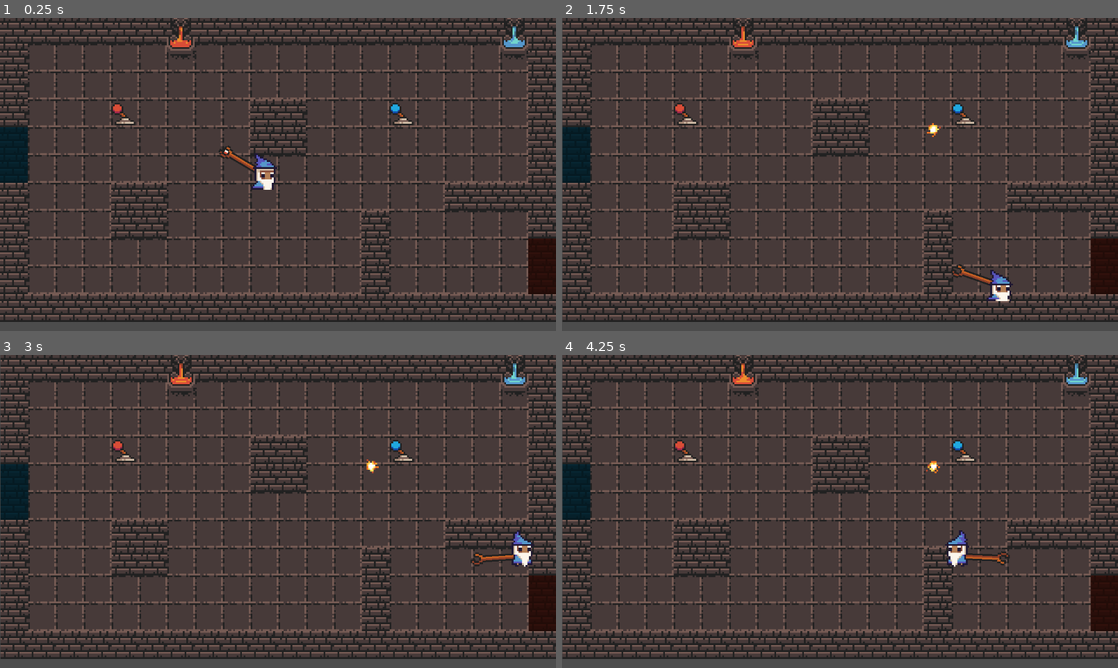
Above: before the commit, frames 1-4 (two rows, left to right).
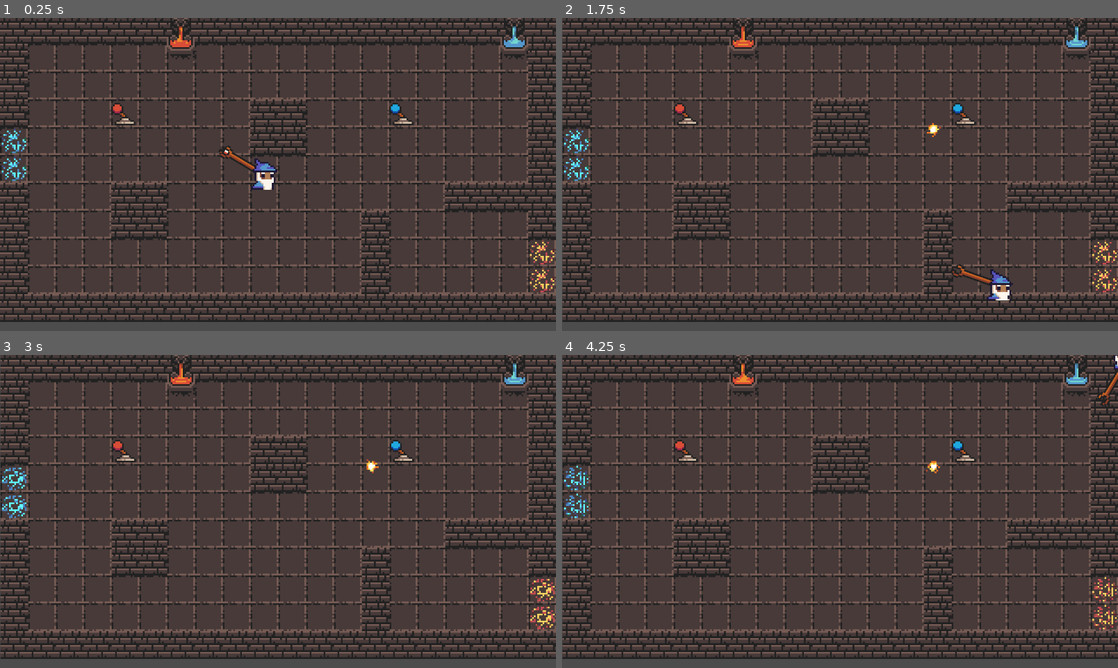
Above: after the commit, the same moments.

Repository: dsaltares/gmtk-2019
Game: Godot game, scene res://Playground_david.tscn
The game is run twice, just before and just after one commit, with the same random seed, the same clock (stepped at 60 frames per second) and the same inputs. This scene is started directly instead of the project's main scene.
Inputs (mouse positions are in pixels of both pictures, inside the frame that each line leads up to):
- Up to frame 1 (0.25 s): no input
- Up to frame 2 (1.75 s): move the mouse to (962, 158) at 0.52 s; hold Right (move_right) 0.53-1.28 s; click (962, 158) at 0.6 s; move the mouse to (728, 190) at 1.27 s; hold Down (move_down) from 1.28 s (still down); click (728, 190) at 1.35 s
- Up to frame 3 (3 s): move the mouse to (333, 442) at 2.02 s; release Down (move_down) at 2.03 s; hold Right (move_right) 2.03-2.78 s; click (333, 442) at 2.1 s; move the mouse to (250, 574) at 2.77 s; hold Up (move_up) from 2.78 s (still down); click (250, 574) at 2.85 s
- Up to frame 4 (4.25 s): move the mouse to (1006, 558) at 3.52 s; release Up (move_up) at 3.53 s; hold Left (move_left) from 3.53 s (still down); click (1006, 558) at 3.6 s

The runs differ from the first frame. In frame 1, 1.9% of the frame differs, in the area x 0-100%, y 34-89%; in frame 2, 1.8%; in frame 3, 2.2%; in frame 4, 2.4%, in the area x 0-100%, y 0-89%.

Commit message:
Add coloured effect for doors

Diff:
--- a/game/Player.tscn
+++ b/game/Player.tscn
@@ -67,7 +67,7 @@
 "player",
 ]]
 collision_mask = 22
-collision/safe_margin = 0.001
+collision/safe_margin = 0.05
 script = ExtResource( 1 )
 
 [node name="WeaponPivot" type="Position2D" parent="."]
@@ -89,7 +89,6 @@
 position = Vector2( -0.184418, -5.16351 )
 frames = SubResource( 1 )
 animation = "idle"
-frame = 2
 playing = true
 
 [node name="CollisionShape2D" type="CollisionShape2D" parent="."]
--- a/game/door/Door.gd
+++ b/game/door/Door.gd
@@ -3,11 +3,13 @@
 
 const Items = preload('res://Items.gd')
 
-onready var sprites = [$Sprite, $Sprite2]
+const red_spell = preload('res://door/red_spell.png')
+const blue_spell = preload('res://door/blue_spell.png')
+
 onready var shape = $CollisionShape2D
 
 export(bool) var open = false setget set_open
-export(Items.Colors) var color = Items.Colors.RED
+export(Items.Colors) var color = Items.Colors.RED setget set_color
 
 var initial_layer;
 var initial_mask
@@ -15,14 +17,26 @@
 func _ready():
 	initial_layer = collision_layer
 	initial_mask = collision_mask
-
-	for sprite in sprites:
-		sprite.modulate = Items.to_color(color)
+	$Spell1/AnimationPlayer.play("idle")
+	$Spell2/AnimationPlayer.play("idle")
 
 func set_open(value):
 	open = value
-	for sprite in sprites:
-		sprite.visible = not open
+
+	$Spell1/Sprite.visible = not open
+	$Spell2/Sprite.visible = not open
 
 	collision_layer = 0 if open else initial_layer
 	collision_mask = 0 if open else initial_mask
+
+func set_color(new_color):
+	color = new_color
+	var texture = red_spell
+	match color:
+		Items.Colors.RED:
+			texture = red_spell
+		Items.Colors.BLUE:
+			texture = blue_spell
+
+	$Spell1/Sprite.texture = texture
+	$Spell2/Sprite.texture = texture
--- a/game/door/Door.tscn
+++ b/game/door/Door.tscn
@@ -1,10 +1,68 @@
-[gd_scene load_steps=4 format=2]
+[gd_scene load_steps=6 format=2]
 
 [ext_resource path="res://door/Door.gd" type="Script" id=1]
-[ext_resource path="res://door/wall.png" type="Texture" id=2]
+[ext_resource path="res://door/red_spell.png" type="Texture" id=2]
 
 [sub_resource type="RectangleShape2D" id=1]
-extents = Vector2( 8, 16 )
+extents = Vector2( 8, 8 )
+
+[sub_resource type="Animation" id=2]
+resource_name = "idle"
+length = 1.5
+loop = true
+tracks/0/type = "value"
+tracks/0/path = NodePath("Spell3/Spell1:frame")
+tracks/0/interp = 1
+tracks/0/loop_wrap = true
+tracks/0/imported = false
+tracks/0/enabled = true
+tracks/0/keys = {
+"times": PoolRealArray( 0, 0.1, 0.2, 0.3, 0.4, 0.5, 0.6, 0.7, 0.8, 0.9, 1, 1.1, 1.2, 1.3, 1.4 ),
+"transitions": PoolRealArray( 1, 1, 1, 1, 1, 1, 1, 1, 1, 1, 1, 1, 1, 1, 1 ),
+"update": 1,
+"values": [ 0, 1, 2, 3, 4, 5, 6, 7, 8, 9, 10, 11, 12, 13, 14 ]
+}
+tracks/1/type = "value"
+tracks/1/path = NodePath("Sprite:frame")
+tracks/1/interp = 1
+tracks/1/loop_wrap = true
+tracks/1/imported = false
+tracks/1/enabled = true
+tracks/1/keys = {
+"times": PoolRealArray( 0, 0.1, 0.2, 0.3, 0.4, 0.5, 0.6, 0.7, 0.8, 0.9, 1, 1.1, 1.2, 1.3, 1.4 ),
+"transitions": PoolRealArray( 1, 1, 1, 1, 1, 1, 1, 1, 1, 1, 1, 1, 1, 1, 1 ),
+"update": 1,
+"values": [ 0, 1, 2, 3, 4, 5, 6, 7, 8, 9, 10, 11, 12, 13, 14 ]
+}
+
+[sub_resource type="Animation" id=3]
+resource_name = "idle"
+length = 1.5
+loop = true
+tracks/0/type = "value"
+tracks/0/path = NodePath("Spell3/Spell1:frame")
+tracks/0/interp = 1
+tracks/0/loop_wrap = true
+tracks/0/imported = false
+tracks/0/enabled = true
+tracks/0/keys = {
+"times": PoolRealArray( 0, 0.1, 0.2, 0.3, 0.4, 0.5, 0.6, 0.7, 0.8, 0.9, 1, 1.1, 1.2, 1.3, 1.4 ),
+"transitions": PoolRealArray( 1, 1, 1, 1, 1, 1, 1, 1, 1, 1, 1, 1, 1, 1, 1 ),
+"update": 1,
+"values": [ 0, 1, 2, 3, 4, 5, 6, 7, 8, 9, 10, 11, 12, 13, 14 ]
+}
+tracks/1/type = "value"
+tracks/1/path = NodePath("Sprite:frame")
+tracks/1/interp = 1
+tracks/1/loop_wrap = true
+tracks/1/imported = false
+tracks/1/enabled = true
+tracks/1/keys = {
+"times": PoolRealArray( 0, 0.1, 0.2, 0.3, 0.4, 0.5, 0.6, 0.7, 0.8, 0.9, 1, 1.1, 1.2, 1.3, 1.4 ),
+"transitions": PoolRealArray( 1, 1, 1, 1, 1, 1, 1, 1, 1, 1, 1, 1, 1, 1, 1 ),
+"update": 1,
+"values": [ 0, 1, 2, 3, 4, 5, 6, 7, 8, 9, 10, 11, 12, 13, 14 ]
+}
 
 [node name="Door" type="KinematicBody2D" groups=[
 "doors",
@@ -14,14 +72,28 @@
 collision_mask = 27
 script = ExtResource( 1 )
 
-[node name="Sprite" type="Sprite" parent="."]
+[node name="CollisionShape2D" type="CollisionShape2D" parent="."]
+shape = SubResource( 1 )
+
+[node name="Spell1" type="Node2D" parent="."]
+
+[node name="Sprite" type="Sprite" parent="Spell1"]
 texture = ExtResource( 2 )
+vframes = 10
+hframes = 10
+frame = 5
 
-[node name="Sprite2" type="Sprite" parent="."]
+[node name="AnimationPlayer" type="AnimationPlayer" parent="Spell1"]
+anims/idle = SubResource( 2 )
+
+[node name="Spell2" type="Node2D" parent="."]
 position = Vector2( 0, 16 )
+
+[node name="Sprite" type="Sprite" parent="Spell2"]
 texture = ExtResource( 2 )
+vframes = 10
+hframes = 10
+frame = 3
 
-[node name="CollisionShape2D" type="CollisionShape2D" parent="."]
-visible = false
-position = Vector2( 0, 8 )
-shape = SubResource( 1 )
+[node name="AnimationPlayer" type="AnimationPlayer" parent="Spell2"]
+anims/idle = SubResource( 3 )
Binary file added: game/door/blue_spell.png
Not shown, added: game/door/blue_spell.png.import
Binary file added: game/door/red_spell.png
Not shown, added: game/door/red_spell.png.import
Binary file changed: game/door/wall.png
